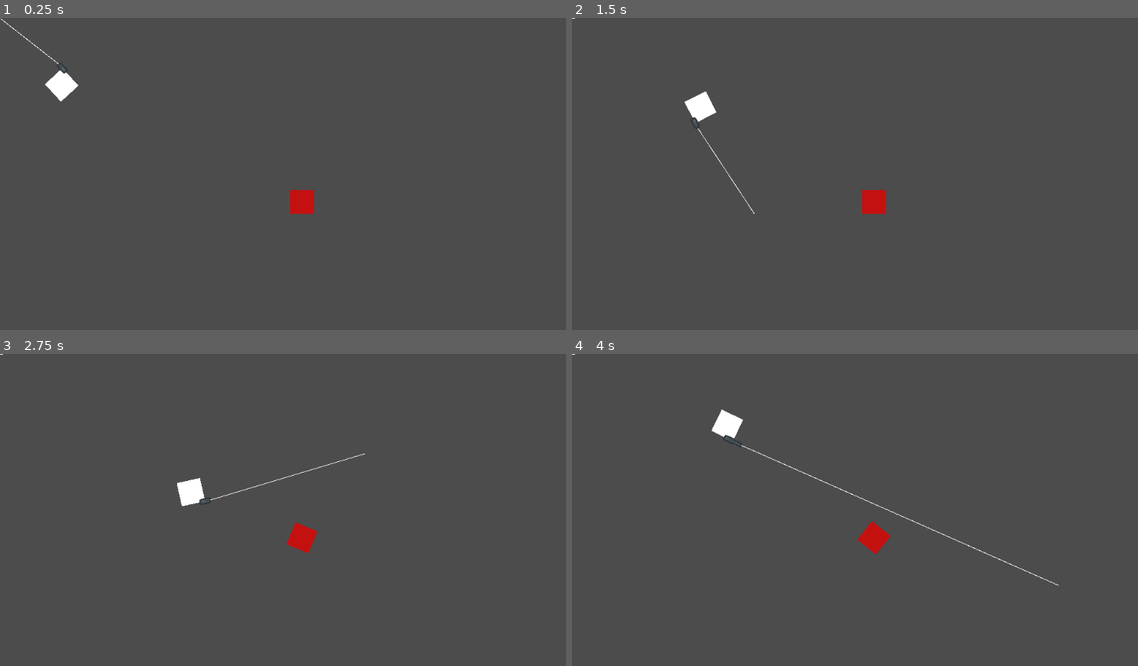
Above: before the commit, frames 1-4 (two rows, left to right).
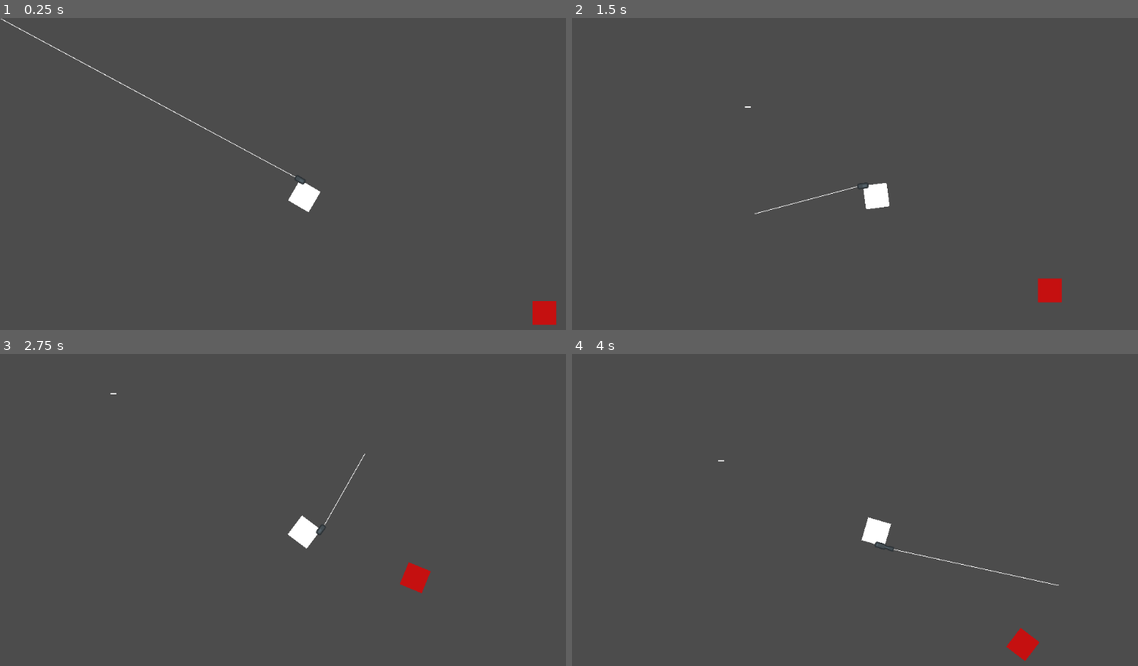
Above: after the commit, the same moments.

Repository: Eniiqz/CubeZ
Game: Godot game, scene res://World/World.tscn
Two runs of this game, one before a commit and one after it. Both use one fixed random seed, a clock stepped at 60 frames per second and the inputs below.
Inputs (mouse positions are in pixels of both pictures, inside the frame that each line leads up to):
- Up to frame 1 (0.25 s): no input
- Up to frame 2 (1.5 s): tap Enter at 0.5 s; move the mouse to (1007, 177) at 0.52 s; press the mouse at (1007, 177) at 0.53 s; hold D (move_right) 0.53-1.28 s; move the mouse to (753, 214) at 1.27 s; release the mouse at (753, 214) at 1.28 s; hold S (move_down) from 1.28 s (still down); tap Shift (move_sprint) at 1.35 s
- Up to frame 3 (2.75 s): click (181, 550) at 1.55 s; move the mouse to (367, 453) at 2.02 s; release S (move_down) at 2.03 s; press the mouse at (367, 453) at 2.03 s; hold D (move_right) from 2.03 s (still down)
- Up to frame 4 (4 s): move the mouse to (843, 603) at 2.77 s; release D (move_right) at 2.78 s; release the mouse at (843, 603) at 2.78 s; hold W (move_up) 2.78-3.53 s; tap 1 (weapon_slot_1) at 2.85 s; click (843, 603) at 3.05 s; move the mouse to (1058, 584) at 3.52 s; press the mouse at (1058, 584) at 3.53 s; hold A (move_left) from 3.53 s (still down); tap 2 (weapon_slot_2) at 3.6 s

The runs differ from the first frame. In frame 1, 1.3% of the frame differs, in the area x 0-99%, y 0-99%; in frame 2, 1.3%; in frame 3, 1.3%; in frame 4, 1.4%, in the area x 0-86%, y 0-99%.

Commit message:
Started on bullet

Diff:
--- /dev/null
+++ b/Bullet/Bullet.gd
@@ -0,0 +1,16 @@
+extends Node2D
+
+
+# Declare member variables here. Examples:
+# var a = 2
+# var b = "text"
+
+
+# Called when the node enters the scene tree for the first time.
+func _ready():
+	pass # Replace with function body.
+
+
+# Called every frame. 'delta' is the elapsed time since the previous frame.
+#func _process(delta):
+#	pass
--- a/Player/Player.gd
+++ b/Player/Player.gd
@@ -20,6 +20,7 @@
 
 onready var PlayerRaycast = get_node("RayCast2D")
 onready var PlayerArea = get_node("Area2D")
+onready var PlayerCamera = get_node("PlayerCamera")
 
 signal on_damage
 signal on_health_given
@@ -31,6 +32,7 @@
 	can_shoot = true
 	can_look = true
 	can_sprint = true
+	PlayerCamera.current = true
 
 var velocity = Vector2()
 
--- a/Player/Player.tscn
+++ b/Player/Player.tscn
@@ -59,5 +59,7 @@
 cast_to = Vector2( 750, 0 )
 collision_mask = 6
 
+[node name="PlayerCamera" type="Camera2D" parent="."]
+
 [editable path="WeaponManager/Pistol"]
 [editable path="WeaponManager/SMG"]
--- a/Weapons/WeaponManager.gd
+++ b/Weapons/WeaponManager.gd
@@ -44,12 +44,13 @@
 func send_signal_up():
 	var temp_bullet = Bullet.instance()
 	get_parent().owner.add_child(temp_bullet)
-	var PlayerRaycast = get_parent().PlayerRaycast
 	PlayerRaycast.cast_to = Vector2(current_weapon.max_range, 0)
 	PlayerRaycast.enabled = true
 	PlayerRaycast.force_raycast_update()
 	if PlayerRaycast.is_colliding():
 		var collider = PlayerRaycast.get_collider()
+		temp_bullet.look_at(collider.position)
+		temp_bullet.position = current_weapon.WeaponEnd.position
 		if collider is KinematicBody2D and collider.is_in_group("Zombie"):
 			collider.health -= current_weapon.damage
 	PlayerRaycast.enabled = false
@@ -57,11 +58,12 @@
 func _process(delta):
 	if current_weapon != null:
 		current_weapon.WeaponLine.set_point_position(1, to_local(get_global_mouse_position()) - Vector2(20, 20))
-		if current_weapon.fire_mode == 1 and Input.is_action_pressed("weapon_shoot"):
-			_shoot()
-		elif current_weapon.fire_mode == 2 and Input.is_action_pressed("weapon_shoot"):
-			#handle burst
-			pass
+		match current_weapon.fire_mode and Input.is_action_just_released("weapon_shoot"):
+			1:
+				_shoot()
+			2:
+				pass
+				# Handle burst fire
 
 func _input(event: InputEvent):
 	if current_weapon != null:
--- a/Zombie/Zombie.gd
+++ b/Zombie/Zombie.gd
@@ -61,3 +61,5 @@
 func _physics_process(delta):
 	if TargetedPlayer != null:
 		look_at(TargetedPlayer.position)
+		var direction = (TargetedPlayer.get_global_position() - self.get_global_position()).normalized()
+		print(direction)
